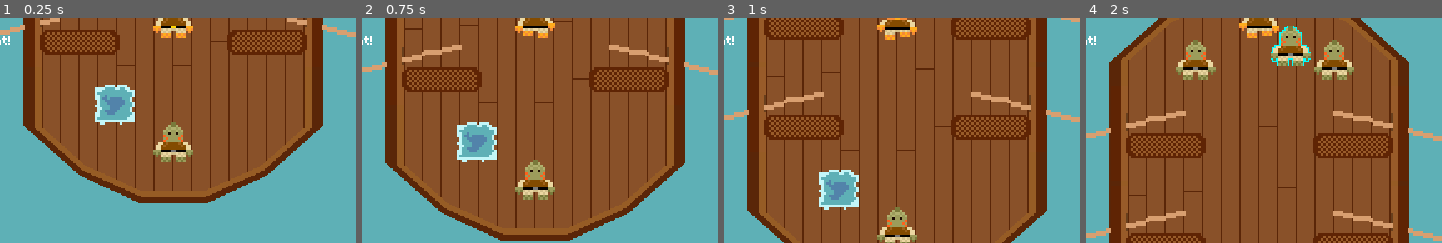
Above: before the commit, frames 1-4 (left to right).
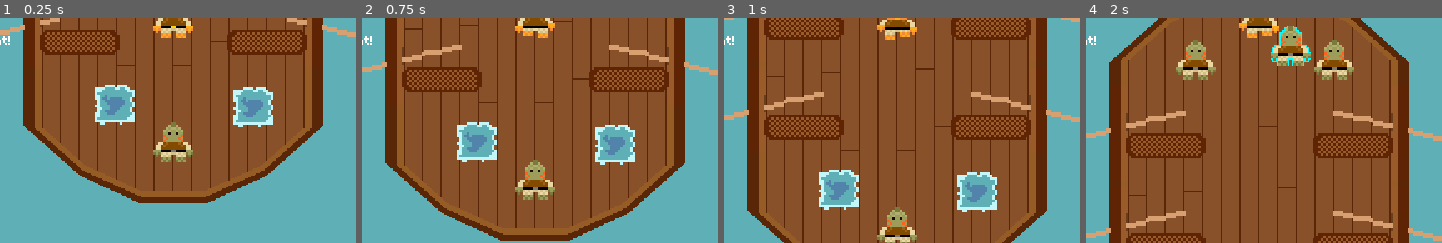
Above: after the commit, the same moments.

Repository: Splashy-Inc/splish-splashisson
Game: Godot game, scene res://Scenes/playground.tscn
The game is run twice, just before and just after one commit, with the same random seed, the same clock (stepped at 60 frames per second) and the same inputs.
Inputs:
- Up to frame 1 (0.25 s): no input
- Up to frame 2 (0.75 s): tap Enter at 0.5 s; hold W (up) from 0.53 s (still down); hold I (interact) from 0.53 s (still down)
- Up to frame 3 (1 s): keep holding W (up); keep holding I (interact)
- Up to frame 4 (2 s): keep holding W (up); release I (interact) at 1.28 s; tap O (location) at 1.35 s
The pictures show only the part of the screen within x 31-81%, y 50-100%; the shares and areas given below are measured in that part.

The runs differ from the first frame. In frame 1, 1.8% of the frame differs, in the area x 65-77%, y 30-49%; in frame 2, 1.7%; in frame 3, 1.8%; in frame 4, nothing differs.

Commit message:
Add second puddle to playground

Diff:
--- a/Scenes/playground.tscn
+++ b/Scenes/playground.tscn
@@ -79,5 +79,10 @@
 [node name="LocationTest" type="Marker2D" parent="."]
 position = Vector2(722, 714)
 
-[node name="Puddle" parent="." instance=ExtResource("7_qljs6")]
+[node name="Obstacles" type="Node" parent="."]
+
+[node name="Puddle" parent="Obstacles" instance=ExtResource("7_qljs6")]
 position = Vector2(273, 270)
+
+[node name="Puddle2" parent="Obstacles" instance=ExtResource("7_qljs6")]
+position = Vector2(384, 272)
